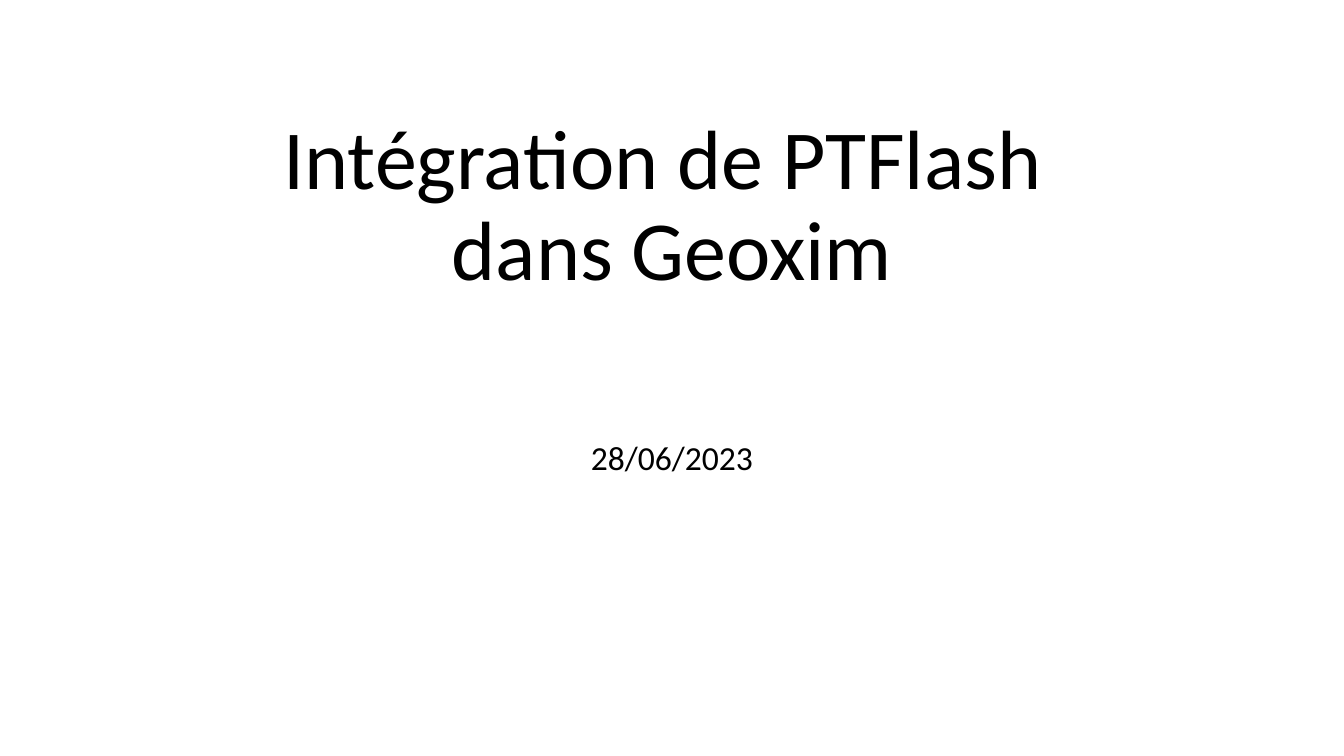
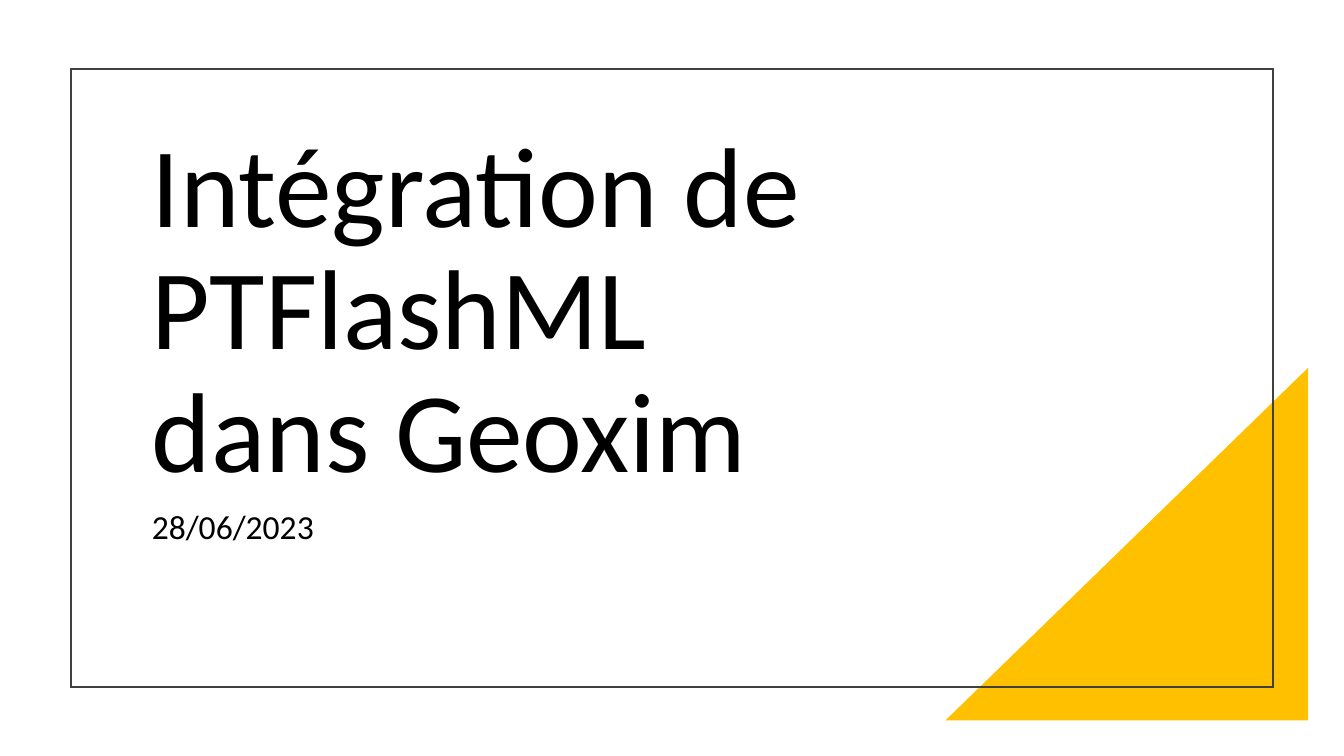
Before and after one commit to gratienj/dl_serialization, a slide deck: slide 1 of doc/PTFlash-Geoxim-FlashMultiLaw.pptx. Drawn at 1344x756 pixels with LibreOffice and Linux fonts; fonts in the diff are those of the drawing. Boxes give left, top, right and bottom in pixels: in the first picture for what was removed or moved away, otherwise in the second. Text is boxed around its words. In the diff, an @@ line names an element or a change of style, - is before the commit and + after.

```diff
--- a/doc/PTFlash-Geoxim-FlashMultiLaw.pptx
+++ b/doc/PTFlash-Geoxim-FlashMultiLaw.pptx
@@ rectangle added at bbox=[71, 69, 1273, 687], outline #404040 1.5 pt @@
@@ title at bbox=[152, 148, 800, 473]: text changed; size 60 to 81 pt @@
-Intégration de PTFlash
-dans Geoxim
+Intégration de PTFlashML
+dans Geoxim
@@ right triangle added at bbox=[946, 368, 1309, 721], fill #FFC000 @@
@@ subtitle "28/06/2023": place and size @@
-subtitle "28/06/2023" at bbox=[591, 446, 753, 472]
+subtitle "28/06/2023" at bbox=[152, 515, 314, 541]
@@ subtitle "28/06/2023" at bbox=[152, 515, 314, 541]: alignment centre to left @@
```
Also in this commit, not shown: 2 other slides changed, 15 slides added, 23 other files.
